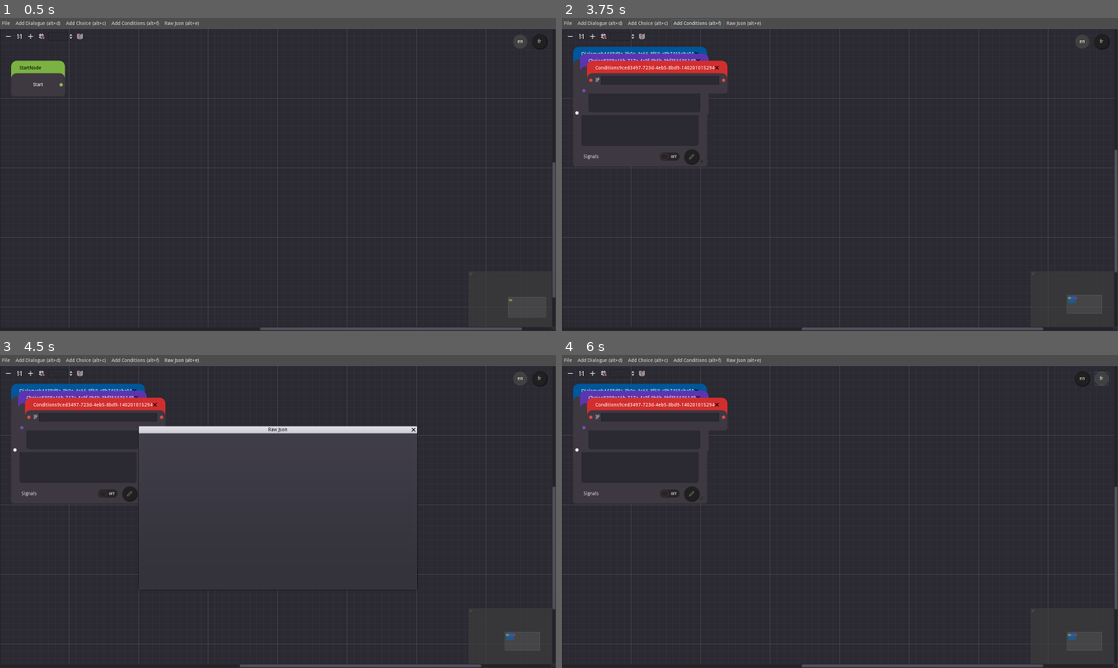
Above: before the commit, frames 1-4 (two rows, left to right).
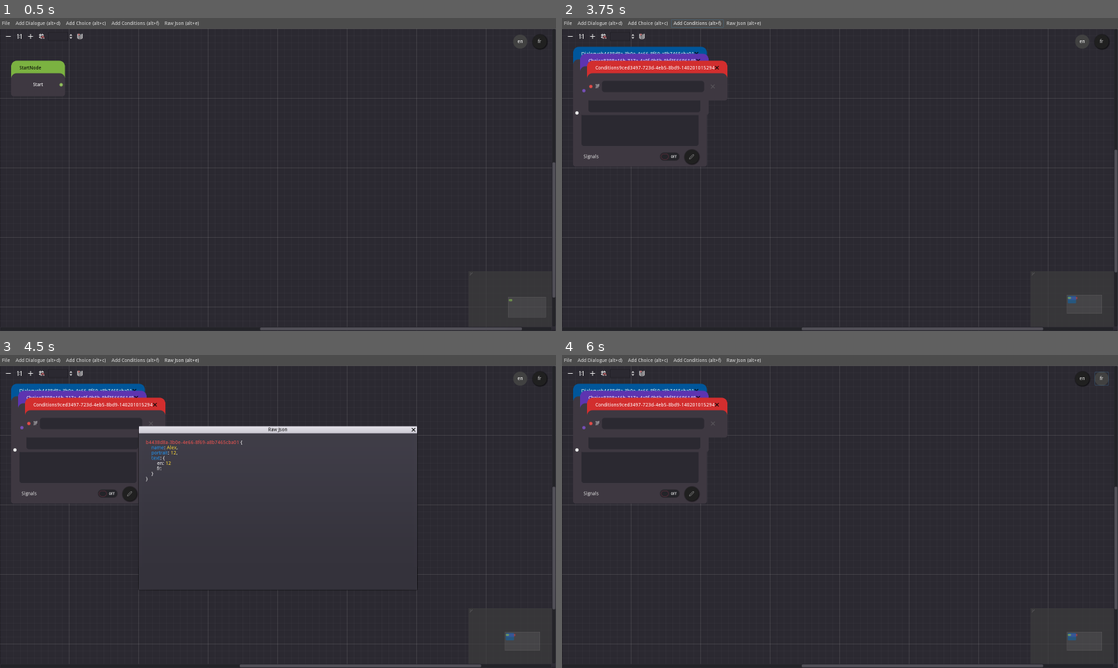
Above: after the commit, the same moments.

Repository: Levrault/LE-dialogue-editor
Game: Godot game, scene res://src/Main/Main.tscn
The game is run twice, just before and just after one commit, with the same random seed, the same clock (stepped at 60 frames per second) and the same inputs. Before the commit the project starts from res://src/Main/DialogueEditor.tscn.
Inputs (mouse positions are in pixels of both pictures, inside the frame that each line leads up to):
- Up to frame 1 (0.5 s): no input
- Up to frame 2 (3.75 s): click "Add Dialogue (alt+d)" at 0.5 s; click (639, 71) at 1.27 s; type "Alex" at 1.35 s; click (639, 89) at 1.5 s; type "12" at 1.58 s; click (639, 124) at 1.73 s; type "12" at 1.82 s; click "Add Choice (alt+c)" at 2 s; click (645, 96) at 2.77 s; type "12" at 2.85 s; click "Add Conditions (alt+f)" at 3.5 s
- Up to frame 3 (4.5 s): click "Raw Json (alt+e)" at 4.25 s
- Up to frame 4 (6 s): click "en" at 5 s; click "fr" at 5.75 s

Frame 1 is identical in both runs. In frame 2, less than 0.1% of the frame differs, in the area x 4-93%, y 18-90%; in frame 3, 0.3%; in frame 4, less than 0.1%.
Error before the commit: Invalid get index 'name' (on base: 'Dictionary'). (res://src/Autoload/Json.gd:107)

Commit message:
feat(condition) add and manage condition node

Diff:
--- /dev/null
+++ b/assets/icons/check.svg
@@ -0,0 +1 @@
+<svg xmlns="http://www.w3.org/2000/svg" width="24" height="24" viewBox="0 0 24 24" fill="none" stroke="currentColor" stroke-width="2" stroke-linecap="round" stroke-linejoin="round" class="feather feather-check"><polyline points="20 6 9 17 4 12"></polyline></svg>
--- /dev/null
+++ b/assets/icons/plus.svg
@@ -0,0 +1 @@
+<svg xmlns="http://www.w3.org/2000/svg" width="24" height="24" viewBox="0 0 24 24" fill="none" stroke="currentColor" stroke-width="2" stroke-linecap="round" stroke-linejoin="round" class="feather feather-plus"><line x1="12" y1="5" x2="12" y2="19"></line><line x1="5" y1="12" x2="19" y2="12"></line></svg>
--- /dev/null
+++ b/assets/icons/trash-2.svg
@@ -0,0 +1 @@
+<svg xmlns="http://www.w3.org/2000/svg" width="24" height="24" viewBox="0 0 24 24" fill="none" stroke="currentColor" stroke-width="2" stroke-linecap="round" stroke-linejoin="round" class="feather feather-trash-2"><polyline points="3 6 5 6 21 6"></polyline><path d="M19 6v14a2 2 0 0 1-2 2H7a2 2 0 0 1-2-2V6m3 0V4a2 2 0 0 1 2-2h4a2 2 0 0 1 2 2v2"></path><line x1="10" y1="11" x2="10" y2="17"></line><line x1="14" y1="11" x2="14" y2="17"></line></svg>
--- a/assets/themes/grap_node/graph_content.tres
+++ b/assets/themes/grap_node/graph_content.tres
@@ -7,7 +7,27 @@
 corner_radius_bottom_right = 8
 corner_radius_bottom_left = 8
 
+[sub_resource type="StyleBoxFlat" id=2]
+bg_color = Color( 0.172549, 0.164706, 0.196078, 1 )
+corner_radius_top_left = 8
+corner_radius_top_right = 8
+corner_radius_bottom_right = 8
+corner_radius_bottom_left = 8
+
 [resource]
+LineEdit/colors/clear_button_color = Color( 0.88, 0.88, 0.88, 1 )
+LineEdit/colors/clear_button_color_pressed = Color( 1, 1, 1, 1 )
+LineEdit/colors/cursor_color = Color( 0.94, 0.94, 0.94, 1 )
+LineEdit/colors/font_color = Color( 0.88, 0.88, 0.88, 1 )
+LineEdit/colors/font_color_selected = Color( 0, 0, 0, 1 )
+LineEdit/colors/font_color_uneditable = Color( 0.88, 0.88, 0.88, 0.5 )
+LineEdit/colors/selection_color = Color( 0.49, 0.49, 0.49, 1 )
+LineEdit/constants/minimum_spaces = 12
+LineEdit/fonts/font = null
+LineEdit/icons/clear = null
+LineEdit/styles/focus = null
+LineEdit/styles/normal = SubResource( 1 )
+LineEdit/styles/read_only = null
 TextEdit/colors/background_color = Color( 0, 0, 0, 0 )
 TextEdit/colors/bookmark_color = Color( 0.08, 0.49, 0.98, 1 )
 TextEdit/colors/brace_mismatch_color = Color( 1, 0.2, 0.2, 1 )
@@ -45,5 +65,5 @@
 TextEdit/icons/tab = null
 TextEdit/styles/completion = null
 TextEdit/styles/focus = null
-TextEdit/styles/normal = SubResource( 1 )
+TextEdit/styles/normal = SubResource( 2 )
 TextEdit/styles/read_only = null
--- a/project.godot
+++ b/project.godot
@@ -21,7 +21,7 @@
 [application]
 
 config/name="Levrault-dialogue-editor"
-run/main_scene="res://src/Main/DialogueEditor.tscn"
+run/main_scene="res://src/Main/Main.tscn"
 config/icon="res://icon.png"
 
 [autoload]
--- a/src/Autoload/Events.gd
+++ b/src/Autoload/Events.gd
@@ -7,8 +7,9 @@
 signal locale_changed(value)
 
 # creation
-signal dialogue_node_created(uuid)
-signal choice_node_created(uuid)
+signal dialogue_node_created(data)
+signal choice_node_created(data)
+signal condition_node_created(data)
 
 # relations
 signal start_to_dialogue_relation_changed(from)
@@ -19,6 +20,9 @@
 signal dialogue_to_choice_relation_created(from, to)
 signal dialogue_to_choice_relation_deleted(from, to)
 
+signal dialogue_to_condition_relation_created(from, to)
+
+# choice to conditions
 signal choice_to_dialogue_relation_created(from, to)
 signal choice_to_dialogue_relation_deleted(from)
 
--- a/src/Autoload/Json.gd
+++ b/src/Autoload/Json.gd
@@ -2,6 +2,7 @@
 
 const BBCODE_DIALOGUE_TEMPLATE = {
 	"uuid": "[color=#ef5350]%uuid%[/color] {\n",
+	"conditions": "	[color=#03a9f4]conditions:{\n%conditions% \n		}[/color]\n",
 	"name": "	[color=#2196f3]name[/color]: [color=#fdd835]%name%[/color],\n",
 	"portrait": "	[color=#2196f3]portrait[/color]: [color=#fdd835]%portrait%[/color],\n",
 	"text": "	[color=#2196f3]text[/color]: {\n",
@@ -22,16 +23,21 @@
 	"next": "			[color=#009688]next: %next%[/color]\n",
 }
 
+const BBCODE_CONDITIONS_TEMPLATE := {
+	"condition": "			[color=#2196f3]%key%[/color]: %value%\n",
+}
+
 # single quote to escape double quote
 const DIALOGUE_STRING_TEMPLATE = {
 	"uuid": '  "%uuid%": {\n',
+	"conditions": '    "conditions": {\n%conditions%    },\n',
 	"name": '    "name": "%name%",\n',
 	"portrait": '    "portrait": "%portrait%",\n',
 	"text": '    "text": {\n',
 	"en": '      "en": "%en%",\n',
 	"fr": '      "fr": "%fr%"\n',
 	"line": "    },\n",
-	"choices": '    "choices":[\n %choices%    ]\n',
+	"choices": '    "choices":[\n %choices%]\n',
 	"next": '    "next": "%next%"\n',
 	"line_close_coma": "  },\n",
 	"line_close_no_coma": "  }",
@@ -48,17 +54,23 @@
 	"line_close_no_coma": '      }',
 }
 
+const CONDITIONS_TEMPLATE := {
+	"condition": '			"%key%": %value%',
+	"line_close_coma": ',\n',
+	"line_close_no_coma": '\n',
+}
+
 var json_raw := {}
-
 var dialogue_raw_default := {"name": "", "portrait": "", "text": {"en": "", "fr": ""}}
-
 var choices_node := {}
+var conditions_node := {}
 var dialogues_uuid := []
 
 
 func _ready() -> void:
 	Events.connect("dialogue_node_created", self, "_on_Dialogue_node_created")
 	Events.connect("choice_node_created", self, "_on_Choice_node_created")
+	Events.connect("condition_node_created", self, "_on_Condition_node_created")
 
 	# start to dialogue
 	Events.connect(
@@ -73,6 +85,11 @@
 		"dialogue_to_dialogue_relation_deleted", self, "_on_Dialogue_to_dialogue_relation_deleted"
 	)
 
+	# dialogue to conditions
+	Events.connect(
+		"dialogue_to_condition_relation_created", self, "_on_Dialogue_to_condition_relation_created"
+	)
+
 	# Dialogue to choice
 	Events.connect(
 		"dialogue_to_choice_relation_created", self, "_on_Dialogue_to_choice_relation_created"
@@ -91,34 +108,68 @@
 
 
 func bbcode_to_string() -> String:
-	return stringify(BBCODE_DIALOGUE_TEMPLATE, BBCODE_CHOICE_TEMPLATE)
+	return stringify(BBCODE_DIALOGUE_TEMPLATE, BBCODE_CHOICE_TEMPLATE, BBCODE_CONDITIONS_TEMPLATE)
 
 
 func to_string() -> String:
-	return "{\n" + stringify(DIALOGUE_STRING_TEMPLATE, CHOICE_STRING_TEMPLATE) + "\n}"
-
-
-func stringify(dialogue_string_template: Dictionary, choice_string_template: Dictionary) -> String:
+	return (
+		"{\n"
+		+ stringify(DIALOGUE_STRING_TEMPLATE, CHOICE_STRING_TEMPLATE, CONDITIONS_TEMPLATE)
+		+ "\n}"
+	)
+
+
+func stringify(
+	dialogue_string_template: Dictionary,
+	choice_string_template: Dictionary,
+	conditions_string_template: Dictionary
+) -> String:
 	var result := ""
 	var d_index := 0
 	for uuid in json_raw:
+		var node_data = json_raw[uuid]
 		var template: Dictionary = dialogue_string_template.duplicate()
 		template.uuid = template.uuid.replace("%uuid%", uuid)
-		template.name = template.name.replace("%name%", json_raw[uuid].name)
-		template.portrait = template.portrait.replace("%portrait%", json_raw[uuid].portrait)
-		template.en = template.en.replace("%en%", json_raw[uuid].text.en)
-		template.fr = template.fr.replace("%fr%", json_raw[uuid].text.fr)
-
-		if Json.json_raw[uuid].has("choices"):
+		template.name = template.name.replace("%name%", node_data.name)
+		template.portrait = template.portrait.replace("%portrait%", node_data.portrait)
+		template.en = template.en.replace("%en%", node_data.text.en)
+		template.fr = template.fr.replace("%fr%", node_data.text.fr)
+
+		# conditions
+		if node_data.has("conditions"):
+			var conditions_string := ""
+			var c_index := 0
+			for condition_key in node_data.conditions:
+				var conditions_template := conditions_string_template.duplicate()
+				conditions_template.condition = conditions_template.condition.replace("%key%", condition_key).replace(
+					"%value%", str(node_data.conditions[condition_key]).to_lower()
+				)
+
+				if c_index != node_data.conditions.size() - 1:
+					conditions_template.erase("line_close_no_coma")
+				else:
+					conditions_template.erase("line_close_coma")
+
+				for key in conditions_template:
+					conditions_string += conditions_template[key]
+
+				c_index += 1
+			template.conditions = template.conditions.replace("%conditions%", conditions_string)
+
+		else:
+			template.erase("conditions")
+
+		# choice
+		if node_data.has("choices"):
 			var c_index := 0
 			var choices_string := ""
-			for choice in Json.json_raw[uuid].choices:
+			for choice in node_data.choices:
 				var choice_template = choice_string_template.duplicate()
 				choice_template.en = choice_template.en.replace("%en%", choice.text.en)
 				choice_template.fr = choice_template.fr.replace("%fr%", choice.text.fr)
 				choice_template.next = choice_template.next.replace("%next%", choice.next)
 
-				if c_index != Json.json_raw[uuid].choices.size() - 1:
+				if c_index != node_data.choices.size() - 1:
 					choice_template.erase("line_close_no_coma")
 				else:
 					choice_template.erase("line_close_coma")
@@ -130,14 +181,14 @@
 		else:
 			template.erase("choices")
 
-		if Json.json_raw[uuid].has("next"):
-			template.next = template.next.replace("%next%", Json.json_raw[uuid].next)
+		if node_data.has("next"):
+			template.next = template.next.replace("%next%", node_data.next)
 		else:
 			template.erase("next")
 			if not template.has("choices"):
 				template.line = "    }\n"
 
-		if d_index != Json.json_raw.size() - 1:
+		if d_index != json_raw.size() - 1:
 			template.erase("line_close_no_coma")
 		else:
 			template.erase("line_close_coma")
@@ -156,6 +207,10 @@
 
 func _on_Choice_node_created(data: Dictionary) -> void:
 	choices_node[data.uuid] = data.values
+
+
+func _on_Condition_node_created(data: Dictionary) -> void:
+	conditions_node[data.uuid] = data.values
 
 
 func _on_Start_to_dialogue_relation_changed(from: String) -> void:
@@ -175,11 +230,16 @@
 	json_raw[from].erase("next")
 
 
+func _on_Dialogue_to_condition_relation_created(from: String, to: String) -> void:
+	if not json_raw[from].has("conditions"):
+		json_raw[from]["conditions"] = []
+	json_raw[from].conditions = conditions_node[to]
+
+
 func _on_Dialogue_to_choice_relation_created(from: String, to: String) -> void:
 	if not json_raw[from].has("choices"):
 		json_raw[from]["choices"] = []
-	json_raw[from]["choices"].append(choices_node[to])
-	print(json_raw[from]["choices"])
+	json_raw[from].choices.append(choices_node[to])
 
 
 func _on_Dialogue_to_choice_relation_deleted(from: String, to: String) -> void:
--- a/src/Editor/GraphEdit.gd
+++ b/src/Editor/GraphEdit.gd
@@ -23,15 +23,10 @@
 
 	# START -- DIALOGUE
 	if from_node.TYPE == Editor.Type.start and to_node.TYPE == Editor.Type.dialogue:
-		# is selected dialogue (from) is already connected to another dialogue
-		# Can only be connected to ONE dialogue but can be connected to multiple conditions
-		if not from_node.connected_to_dialogue.empty():
-			print_debug("WARNING: start is already connected to a dialogue, first connected will be disconnected")
-			disconnect_node(
-				from, from_slot, from_node.connected_to_dialogue, from_node.connected_slot
-			)
+		# _check_node_connection(from, from_slot, to, to_slot, from_node, to_node)
 
 		print_debug("connect start to dialogue relation")
+
 		from_node.connected_to_dialogue = to
 		from_node.connected_slot = to_slot
 
@@ -40,9 +35,38 @@
 		connect_node(from, from_slot, to, to_slot)
 		return
 
+	# DIALOGUE -- CONDITIONS
+	if from_node.TYPE == Editor.Type.dialogue and to_node.TYPE == Editor.Type.condition:
+		_check_node_connection(
+			from,
+			from_slot,
+			to,
+			to_slot,
+			from_node.connected_to_condition,
+			from_node.connected_to_condition_slot
+		)
+		print_debug("connect dialogue to condition relation")
+		from_node.connected_to_condition = to
+		from_node.connected_to_condition_slot = to_slot
+		connect_node(from, from_slot, to, to_slot)
+		Events.emit_signal("dialogue_to_condition_relation_created", from_node.uuid, to_node.uuid)
+		return
+
 	# DIALOGUE -- DIALOGUE
 	if from_node.TYPE == Editor.Type.dialogue and to_node.TYPE == Editor.Type.dialogue:
+		_check_node_connection(
+			from,
+			from_slot,
+			to,
+			to_slot,
+			from_node.connected_to_dialogue,
+			from_node.connected_to_dialogue_slot
+		)
 		print_debug("connect dialogue to dialogue relation")
+
+		from_node.connected_to_dialogue = to
+		from_node.connected_to_dialogue_slot = to_slot
+
 		connect_node(from, from_slot, to, to_slot)
 		Events.emit_signal("dialogue_to_dialogue_relation_created", from_node.uuid, to_node.uuid)
 		return
@@ -86,3 +110,25 @@
 		disconnect_node(from, from_slot, to, to_slot)
 		Events.emit_signal("choice_to_dialogue_relation_deleted", from_node.uuid)
 		return
+
+
+# is selected dialogue (from) is already connected to another dialogue
+# Can only be connected to ONE dialogue but can be connected to multiple conditions
+func _check_node_connection(
+	from: String,
+	from_slot: int,
+	to: String,
+	to_slot: int,
+	node_connected: String,
+	node_connected_slot: int
+) -> void:
+	if node_connected.empty():
+		return
+
+	print_debug(
+		(
+			"WARNING: %s start is already connected to a dialogue, first connection will be disconnected"
+			% from
+		)
+	)
+	disconnect_node(from, from_slot, node_connected, node_connected_slot)
--- a/src/Main/DialogueEditor.gd
+++ b/src/Main/Main.gd
@@ -24,6 +24,10 @@
 		Events.emit_signal("choice_node_created", {uuid = node.uuid, values = node.values})
 		return
 
+	if node.TYPE == Editor.Type.condition:
+		Events.emit_signal("condition_node_created", {uuid = node.uuid, values = node.values})
+		return
+
 	Events.emit_signal("dialogue_node_created", {uuid = node.uuid, values = node.values})
 
 
--- a/src/Main/DialogueEditor.tscn
+++ b/src/Main/Main.tscn
@@ -1,13 +1,13 @@
 [gd_scene load_steps=10 format=2]
 
-[ext_resource path="res://src/Menu/Menu.tscn" type="PackedScene" id=1]
-[ext_resource path="res://src/Main/DialogueEditor.gd" type="Script" id=2]
-[ext_resource path="res://src/Editor/GraphEdit.gd" type="Script" id=3]
+[ext_resource path="res://src/Editor/GraphEdit.gd" type="Script" id=1]
+[ext_resource path="res://src/Main/Main.gd" type="Script" id=2]
+[ext_resource path="res://src/Popup/SaveFileDialog.gd" type="Script" id=3]
 [ext_resource path="res://src/Popup/SignalsWindows.tscn" type="PackedScene" id=4]
 [ext_resource path="res://src/Popup/ConditionsWindows.tscn" type="PackedScene" id=5]
 [ext_resource path="res://src/Popup/RawJsonWindows.tscn" type="PackedScene" id=6]
-[ext_resource path="res://src/Popup/SaveFileDialog.gd" type="Script" id=7]
-[ext_resource path="res://src/Nodes/Start/StartNode.tscn" type="PackedScene" id=8]
+[ext_resource path="res://src/Nodes/Start/StartNode.tscn" type="PackedScene" id=7]
+[ext_resource path="res://src/Menu/Menu.tscn" type="PackedScene" id=8]
 [ext_resource path="res://src/Tools/Localization/i18nBar.tscn" type="PackedScene" id=9]
 
 [node name="DialogueEditor" type="Control"]
@@ -33,8 +33,8 @@
 "_edit_use_anchors_": false
 }
 
-[node name="Menu" parent="MarginContainer/VBoxContainer" instance=ExtResource( 1 )]
-margin_right = 850.0
+[node name="Menu" parent="MarginContainer/VBoxContainer" instance=ExtResource( 8 )]
+margin_right = 579.0
 
 [node name="GraphEdit" type="GraphEdit" parent="MarginContainer/VBoxContainer"]
 margin_top = 26.0
--- /dev/null
+++ b/src/Nodes/Conditions/AddCondition.gd
@@ -0,0 +1,36 @@
+extends ToolButton
+
+var condition := preload("res://src/Nodes/Fields/Conditions.tscn")
+var is_disabled := false setget set_is_disabled
+
+onready var tween := $Tween
+
+
+func _ready() -> void:
+	connect("pressed", self, "on_Pressed")
+
+
+func set_is_disabled(value: bool) -> void:
+	is_disabled = value
+	disabled = value
+	var rotation = 45 if value else 0
+	tween.interpolate_property(self, "rect_rotation", rect_rotation, rotation, .2)
+	tween.start()
+
+
+func on_Pressed() -> void:
+	if owner.input.text.empty():
+		return
+
+	# add values
+	owner.values[owner.input.text] = true
+
+	# add field
+	var new_condition := condition.instance()
+	owner.container.add_child(new_condition)
+	new_condition.value.text = owner.input.text
+	new_condition.connect("field_deleted", owner, "_on_Condition_deleted")
+
+	# set for next conditions
+	owner.input.text = ""
+	owner.add_condition.is_disabled = true
--- a/src/Nodes/Conditions/ConditionNode.tscn
+++ b/src/Nodes/Conditions/ConditionNode.tscn
@@ -1,12 +1,16 @@
-[gd_scene load_steps=6 format=2]
+[gd_scene load_steps=9 format=2]
 
-[ext_resource path="res://src/Nodes/Fields/Conditions.tscn" type="PackedScene" id=1]
+[ext_resource path="res://src/Nodes/Conditions/AddCondition.gd" type="Script" id=1]
 [ext_resource path="res://src/Nodes/Conditions/ConditionsNode.gd" type="Script" id=2]
+[ext_resource path="res://assets/icons/plus.svg" type="Texture" id=3]
 [ext_resource path="res://assets/themes/grap_node/graph_content.tres" type="Theme" id=4]
+[ext_resource path="res://src/Nodes/Conditions/Input.gd" type="Script" id=6]
 
 [sub_resource type="StyleBoxFlat" id=1]
 content_margin_left = 16.0
 content_margin_right = 16.0
+content_margin_top = 50.0
+content_margin_bottom = 16.0
 bg_color = Color( 0.247059, 0.223529, 0.258824, 1 )
 border_width_top = 36
 border_color = Color( 0.827451, 0.184314, 0.184314, 1 )
@@ -34,11 +38,13 @@
 expand_margin_top = 8.0
 expand_margin_bottom = 8.0
 
+[sub_resource type="StyleBoxEmpty" id=3]
+
 [node name="ConditionNode" type="GraphNode"]
 anchor_right = 1.0
 anchor_bottom = 1.0
-margin_right = -1439.0
-margin_bottom = -791.0
+margin_right = -1306.0
+margin_bottom = -802.0
 theme = ExtResource( 4 )
 custom_styles/frame = SubResource( 1 )
 custom_styles/selectedframe = SubResource( 2 )
@@ -50,7 +56,7 @@
 slot/0/left_enabled = true
 slot/0/left_type = 0
 slot/0/left_color = Color( 0.937255, 0.32549, 0.313726, 1 )
-slot/0/right_enabled = true
+slot/0/right_enabled = false
 slot/0/right_type = 0
 slot/0/right_color = Color( 0.937255, 0.32549, 0.313726, 1 )
 script = ExtResource( 2 )
@@ -58,8 +64,46 @@
 "_edit_use_anchors_": false
 }
 
-[node name="Conditions" parent="." instance=ExtResource( 1 )]
+[node name="Container" type="VBoxContainer" parent="."]
 margin_left = 16.0
-margin_top = 36.0
-margin_right = 145.0
-margin_bottom = 60.0
+margin_top = 50.0
+margin_right = 278.0
+margin_bottom = 82.0
+size_flags_vertical = 0
+custom_constants/separation = 16
+
+[node name="FieldContainer" type="HBoxContainer" parent="Container"]
+margin_right = 262.0
+margin_bottom = 32.0
+size_flags_vertical = 3
+custom_constants/separation = 7
+__meta__ = {
+"_edit_use_anchors_": false
+}
+
+[node name="Label" type="Label" parent="Container/FieldContainer"]
+margin_top = 9.0
+margin_right = 12.0
+margin_bottom = 23.0
+text = "IF"
+
+[node name="Input" type="LineEdit" parent="Container/FieldContainer"]
+margin_left = 19.0
+margin_right = 219.0
+margin_bottom = 32.0
+size_flags_horizontal = 3
+script = ExtResource( 6 )
+__meta__ = {
+"_edit_use_anchors_": false
+}
+
+[node name="AddCondition" type="ToolButton" parent="Container/FieldContainer"]
+margin_left = 226.0
+margin_right = 262.0
+margin_bottom = 32.0
+rect_pivot_offset = Vector2( 18, 16 )
+custom_styles/focus = SubResource( 3 )
+icon = ExtResource( 3 )
+script = ExtResource( 1 )
+
+[node name="Tween" type="Tween" parent="Container/FieldContainer/AddCondition"]
--- a/src/Nodes/Conditions/ConditionsNode.gd
+++ b/src/Nodes/Conditions/ConditionsNode.gd
@@ -3,3 +3,30 @@
 const TYPE = Editor.Type.condition
 
 var values := {}
+
+onready var container := $Container
+onready var input := $Container/FieldContainer/Input
+onready var add_condition = $Container/FieldContainer/AddCondition
+
+
+func _ready() -> void:
+	add_condition.is_disabled = true
+
+
+# prevent addind an existing value
+func has_duplicate_value(value: String) -> bool:
+	for v in values:
+		if v == value:
+			return true
+	return false
+
+
+# Remove delete value from values dictionnary
+# and use rect_size to resize the node
+func _on_Condition_deleted(value_to_delete: String, field_rect_size: Vector2) -> void:
+	values.erase(value_to_delete)
+	print(rect_size)
+	container.rect_size = Vector2(container.rect_size.x, container.rect_size.y - field_rect_size.y)
+	rect_size = Vector2(rect_size.x, rect_size.y - (field_rect_size.y * 2))
+
+	print(rect_size)
--- /dev/null
+++ b/src/Nodes/Conditions/Input.gd
@@ -0,0 +1,21 @@
+extends LineEdit
+
+
+func _ready() -> void:
+	connect("text_changed", self, "_on_Text_changed")
+
+
+func _gui_input(event: InputEvent) -> void:
+	if event.is_action_pressed("ui_accept"):
+		owner.add_condition.on_Pressed()
+
+
+func _on_Text_changed(new_text: String) -> void:
+	if new_text == "":
+		owner.add_condition.is_disabled = true
+		return
+	if owner.has_duplicate_value(text):
+		owner.add_condition.is_disabled = true
+		return
+
+	owner.add_condition.is_disabled = false
--- a/src/Nodes/Dialogue/DialogueNode.gd
+++ b/src/Nodes/Dialogue/DialogueNode.gd
@@ -4,21 +4,9 @@
 
 var values := {"name": "", "portrait": "", "text": {"en": "", "fr": ""}}
 var connected_to_dialogue := ""
-var connected_slot := 0
+var connected_to_dialogue_slot := 0
+
+var connected_to_condition := ""
+var connected_to_condition_slot := 0
 
 onready var container := $Container
-
-
-func _gui_input(event: InputEvent) -> void:
-	if event is InputEventMouseButton and event.doubleclick:
-		if _is_collapsed:
-			rect_size = COLLAPSED_SIZE
-		else:
-			rect_size = _initial_rect_size
-			_is_collapsed = ! _is_collapsed
-		return
-
-
-func _on_Resize_request(new_minsize: Vector2) -> void:
-	rect_size = new_minsize
-	container.rect_size = new_minsize - Vector2(0, SIZE_CONTAINER_BOTTOM_MARGIN)
--- a/src/Nodes/Dialogue/DialogueNode.tscn
+++ b/src/Nodes/Dialogue/DialogueNode.tscn
@@ -35,7 +35,6 @@
 custom_colors/title_color = Color( 1, 1, 1, 1 )
 title = "Dialogue"
 show_close = true
-resizable = true
 slot/0/left_enabled = true
 slot/0/left_type = 0
 slot/0/left_color = Color( 1, 1, 1, 1 )
--- /dev/null
+++ b/src/Nodes/Fields/Conditions.gd
@@ -0,0 +1,11 @@
+extends HBoxContainer
+
+signal field_deleted(value, rect_size)
+
+onready var value := $Value
+
+
+func delete() -> void:
+	print("field_deleted")
+	emit_signal("field_deleted", value.text, self.rect_size)
+	queue_free()
--- a/src/Nodes/Fields/Conditions.tscn
+++ b/src/Nodes/Fields/Conditions.tscn
@@ -1,23 +1,37 @@
-[gd_scene format=2]
+[gd_scene load_steps=4 format=2]
+
+[ext_resource path="res://src/Nodes/Fields/DeleteField.gd" type="Script" id=1]
+[ext_resource path="res://assets/icons/trash-2.svg" type="Texture" id=2]
+[ext_resource path="res://src/Nodes/Fields/Conditions.gd" type="Script" id=3]
 
 [node name="Conditions" type="HBoxContainer"]
-margin_right = 149.0
-margin_bottom = 24.0
+margin_right = 201.0
+margin_bottom = 32.0
+size_flags_vertical = 3
+custom_constants/separation = 4
+script = ExtResource( 3 )
 __meta__ = {
 "_edit_use_anchors_": false
 }
 
 [node name="Label" type="Label" parent="."]
-margin_top = 5.0
+margin_top = 9.0
 margin_right = 12.0
-margin_bottom = 19.0
+margin_bottom = 23.0
+custom_colors/font_color = Color( 0.458824, 0.458824, 0.458824, 1 )
 text = "IF"
 
-[node name="LineEdit" type="LineEdit" parent="."]
+[node name="Value" type="Label" parent="."]
 margin_left = 16.0
-margin_right = 149.0
-margin_bottom = 24.0
+margin_top = 9.0
+margin_right = 161.0
+margin_bottom = 23.0
 size_flags_horizontal = 3
-__meta__ = {
-"_edit_use_anchors_": false
-}
+text = "plaholder=true"
+
+[node name="DeleteCondition" type="ToolButton" parent="."]
+margin_left = 165.0
+margin_right = 201.0
+margin_bottom = 32.0
+icon = ExtResource( 2 )
+script = ExtResource( 1 )
--- /dev/null
+++ b/src/Nodes/Fields/DeleteField.gd
@@ -0,0 +1,9 @@
+extends ToolButton
+
+
+func _ready() -> void:
+	connect("pressed", self, "_on_Pressed")
+
+
+func _on_Pressed() -> void:
+	owner.delete()
--- a/src/Nodes/GraphEditorNode.gd
+++ b/src/Nodes/GraphEditorNode.gd
@@ -1,18 +1,12 @@
 extends GraphNode
 class_name GraphEditorNode
 
-const SIZE_CONTAINER_BOTTOM_MARGIN := 50
-const COLLAPSED_SIZE := Vector2(346, 20)
-
 var uuid := '' setget set_uuid
-
-var _is_collapsed := false
 var _initial_rect_size := rect_size
 
 
 func _ready() -> void:
 	connect("close_request", self, "_on_Close_request")
-	connect("resize_request", self, "_on_Resize_request")
 
 
 func set_uuid(id: String) -> void:
Not shown, added: assets/icons/check.svg.import
Not shown, added: assets/icons/plus.svg.import
Not shown, added: assets/icons/trash-2.svg.import
Not shown: 1 places in assets/themes/grap_node/graph_content.tres that only renumber resources
Not shown: 2 places in src/Main/Main.tscn that only renumber resources
